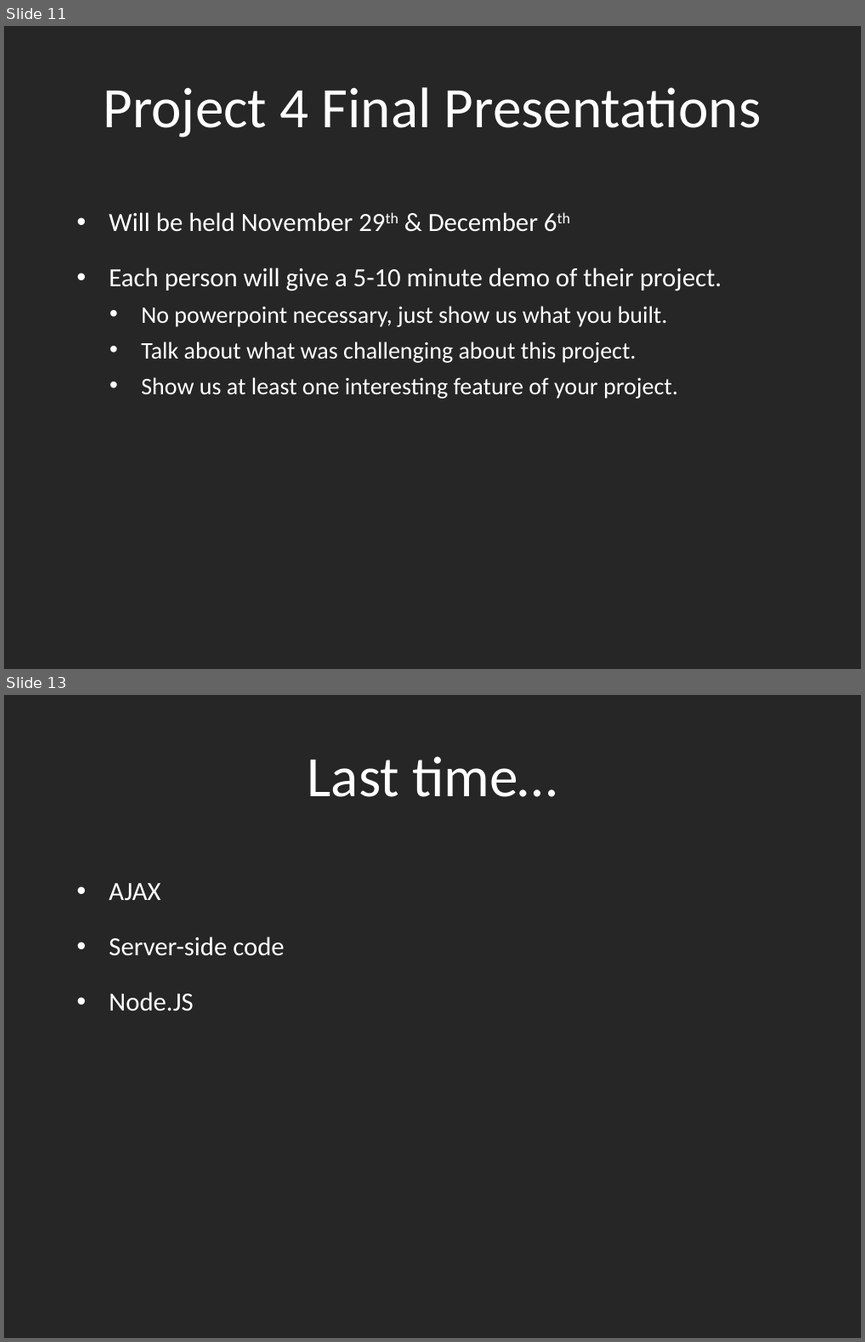
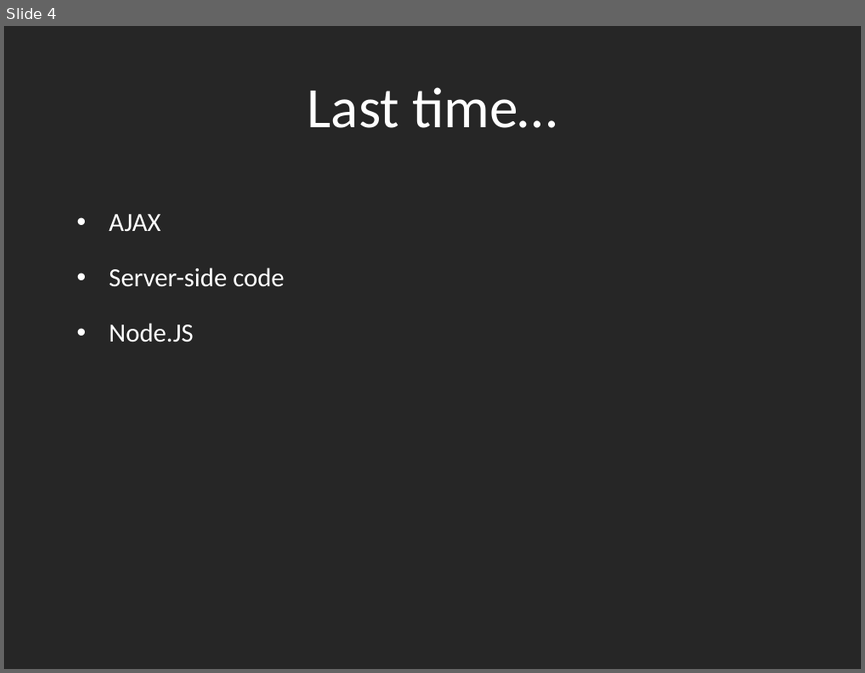
Before and after one commit to dantasse/ssuiweb2014, a slide deck: week09/week09.pptx. Shown one above the other, each under a label of ours: slides 11 and 13 before the commit, slide 4 after it; the slides between them are not shown. The pictures are 865x1342 and 865x673 pixels, drawn with LibreOffice and Linux fonts; fonts in the diff are those of the drawing. Boxes give left, top, right and bottom in pixels: in the first picture for what was removed or moved away, otherwise in the second. Text is boxed around its words. In the diff, an @@ line names an element or a change of style, - is before the commit and + after.

```diff
--- a/week09/week09.pptx
+++ b/week09/week09.pptx
@@ slide 11 removed at bbox=[4, 26, 861, 669], background #262626 @@
@@ title removed at bbox=[103, 87, 760, 137] @@
-Project 4 Final Presentations
@@ text removed at bbox=[109, 212, 721, 398] @@
-• Will be held November 29th & December 6th
-• Each person will give a 5-10 minute demo of their project.
-  • No powerpoint necessary, just show us what you built.
-  • Talk about what was challenging about this project.
-  • Show us at least one interesting feature of your project.
@@ what was slide 13 is now slide 4 @@
```
Also in this commit, not shown: 3 slides changed, 32 slides added, 8 other slides removed.
